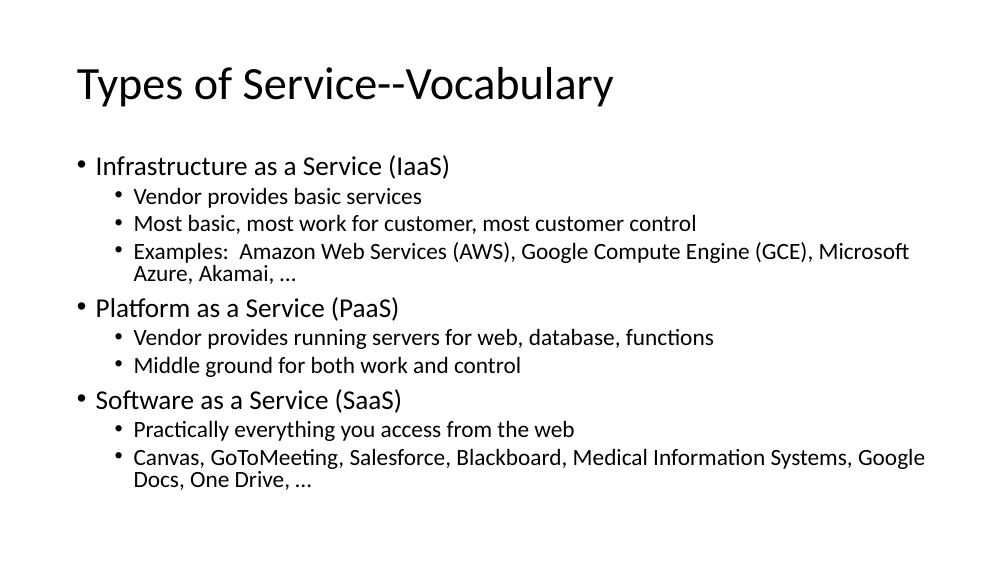
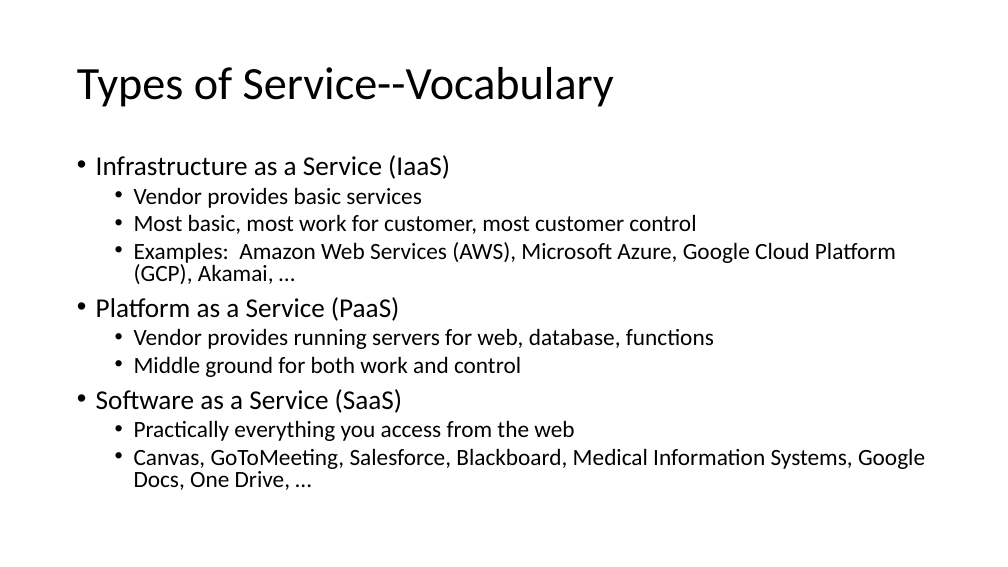
Before and after one commit to john-r2/CyberSec-Modules, a slide deck: slide 3 of 2.VM_Cloud/Cloud Computing Basics.pptx. Drawn at 1008x567 pixels with LibreOffice and Linux fonts; fonts in the diff are those of the drawing. Boxes give left, top, right and bottom in pixels: in the first picture for what was removed or moved away, otherwise in the second. Text is boxed around its words. In the diff, an @@ line names an element or a change of style, - is before the commit and + after.

```diff
--- a/2.VM_Cloud/Cloud Computing Basics.pptx
+++ b/2.VM_Cloud/Cloud Computing Basics.pptx
@@ text at bbox=[134, 242, 896, 284]: text changed @@
-  • Examples: Amazon Web Services (AWS), Google Compute Engine (GCE), Microsoft Azure, Akamai, …
+  • Examples: Amazon Web Services (AWS), Microsoft Azure, Google Cloud Platform (GCP), Akamai, …
```
Also in this commit, not shown: 4 other slides changed, 3 other files.
